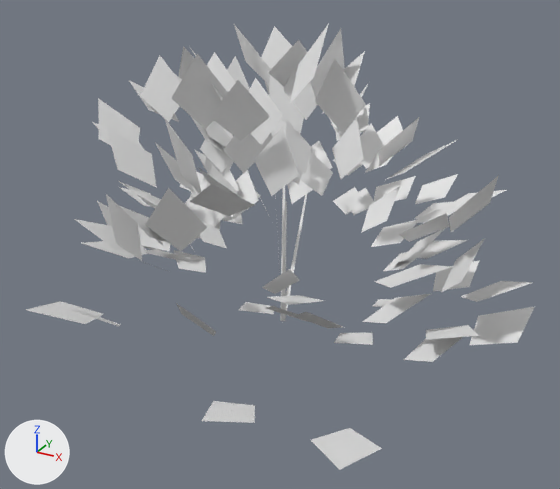
An edit to the OBJ model Engine/Core/Assets/Mesh/Grass/meadow_shrub_lod1.obj, drawn before and after from the same camera.
The view is the same before and after, from a 50 mm camera at (0.805, -1.478, 0.943) aimed at (-0.03, 0.039, 0.185). Every picture has the same lights, and +X, +Y and +Z are marked at lower left. The older version comes first. Where no turn or scale is listed for an object, it has been applied to the vertices.

In view in the first picture: 'meadow_shrub_lod1'.
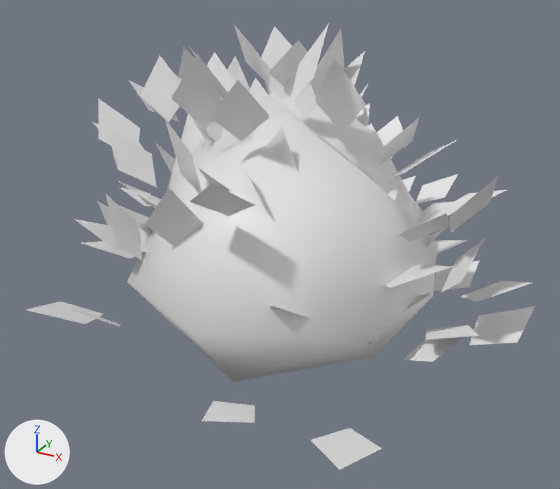
Location of each change, [x1, y1, x2, y2] in pixels of the pictures (560 x 489 px):
part 1 of me_meadow_shrub_lod1, added (mostly hidden)
    after: [143, 91, 304, 247]
part 2 of me_meadow_shrub_lod1, added
    after: [387, 174, 425, 225]
part 3 of me_meadow_shrub_lod1, added
    after: [167, 98, 409, 193]
part 4 of me_meadow_shrub_lod1, added
    after: [127, 112, 438, 382]

Patch to the scene script:
```diff
--- a/Engine/Core/Assets/Mesh/Grass/meadow_shrub_lod1.obj.py
+++ b/Engine/Core/Assets/Mesh/Grass/meadow_shrub_lod1.obj.py
@@ me_meadow_shrub_lod1 @@
 # used by ob_meadow_shrub_lod1; location = (0.0, 0.0, 0.0)
-me_meadow_shrub_lod1.from_pydata(...)  # 524 vertices, 266 faces; spans x -0.629..0.561, y -0.548..0.798, z 0.0..0.723
+me_meadow_shrub_lod1.from_pydata(...)  # 596 vertices, 394 faces; spans x -0.629..0.561, y -0.548..0.798, z 0.0..0.723
+# me_meadow_shrub_lod1 part 1: a new loose piece of 18 vertices spanning x -0.368..0.294, y -0.32..0.317, z 0.02..0.571
+# me_meadow_shrub_lod1 part 2: a new loose piece of 18 vertices spanning x -0.382..0.283, y -0.134..0.512, z 0.02..0.413
+# me_meadow_shrub_lod1 part 3: a new loose piece of 18 vertices spanning x -0.482..0.218, y -0.176..0.55, z 0.02..0.505
+# me_meadow_shrub_lod1 part 4: a new loose piece of 18 vertices spanning x -0.326..0.395, y -0.446..0.27, z 0.02..0.547
```
